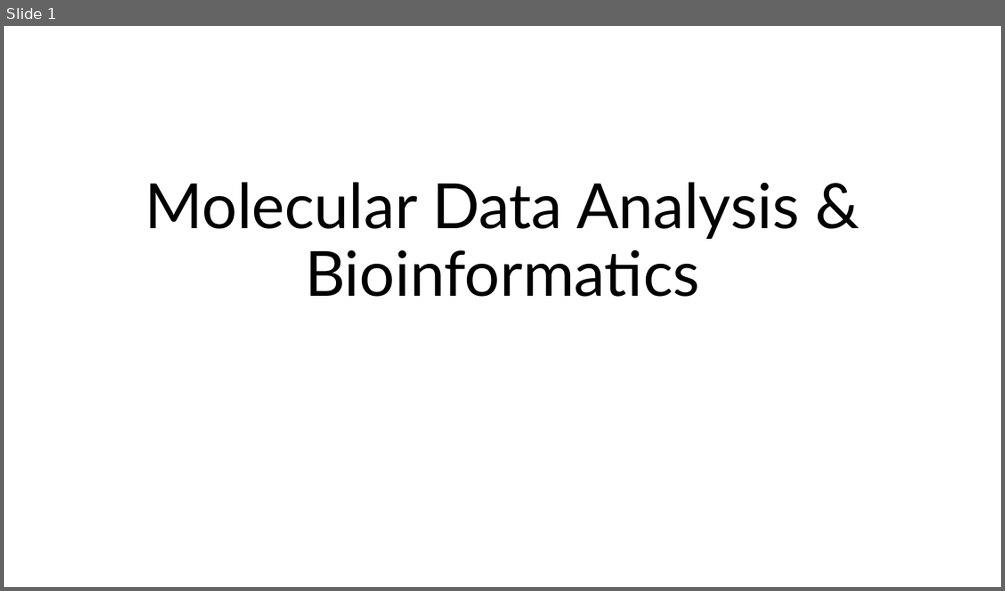
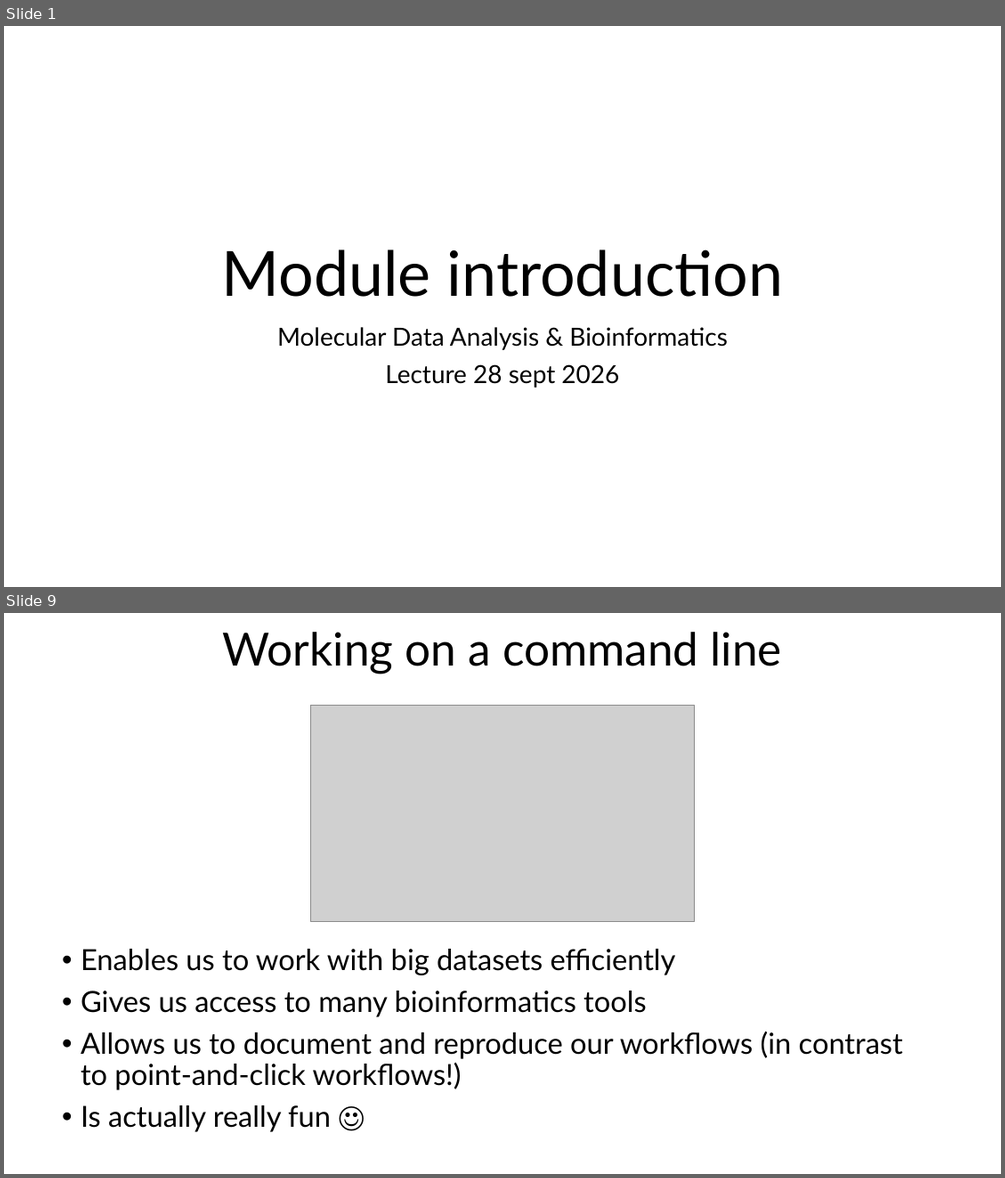
Before and after one commit to mishapaauw/molecular-data-analysis, a slide deck: lectures/0_course_introduction.pptx. Shown one above the other, each under a label of ours: slide 1 before the commit, slides 1 and 9 after it; the slides between them are not shown. The pictures are 1005x591 and 1005x1178 pixels, drawn with LibreOffice and Linux fonts; fonts in the diff are those of the drawing; grey boxes stand for pictures. Boxes give left, top, right and bottom in pixels: in the first picture for what was removed or moved away, otherwise in the second. Text is boxed around its words. In the diff, an @@ line names an element or a change of style, - is before the commit and + after.

```diff
--- a/lectures/0_course_introduction.pptx
+++ b/lectures/0_course_introduction.pptx
@@ slide 9 added at (x1=4, y1=613, x2=1001, y2=1174), background #FFFFFF @@
@@ title added at (x1=223, y1=632, x2=782, y2=674), 44 pt, text #000000 @@
+Working on a command line
@@ picture added at (x1=310, y1=705, x2=695, y2=921) @@
@@ text added at (x1=81, y1=949, x2=903, y2=1132), 28 pt, text #000000 @@
+• Enables us to work with big datasets efficiently
+• Gives us access to many bioinformatics tools
+• Allows us to document and reproduce our workflows (in contrast to point-and-click workflows!)
+• Is actually really fun ☺
@@ slide 1 changed as well @@
@@ title at (x1=221, y1=249, x2=784, y2=297): text changed @@
-Molecular Data Analysis & Bioinformatics
+Module introduction
@@ subtitle added at (x1=277, y1=327, x2=727, y2=387), 24 pt, text #000000 @@
+Molecular Data Analysis & Bioinformatics
+Lecture 28 sept 2026
```
Also in this commit, not shown: 12 other slides added, 1 other file.
